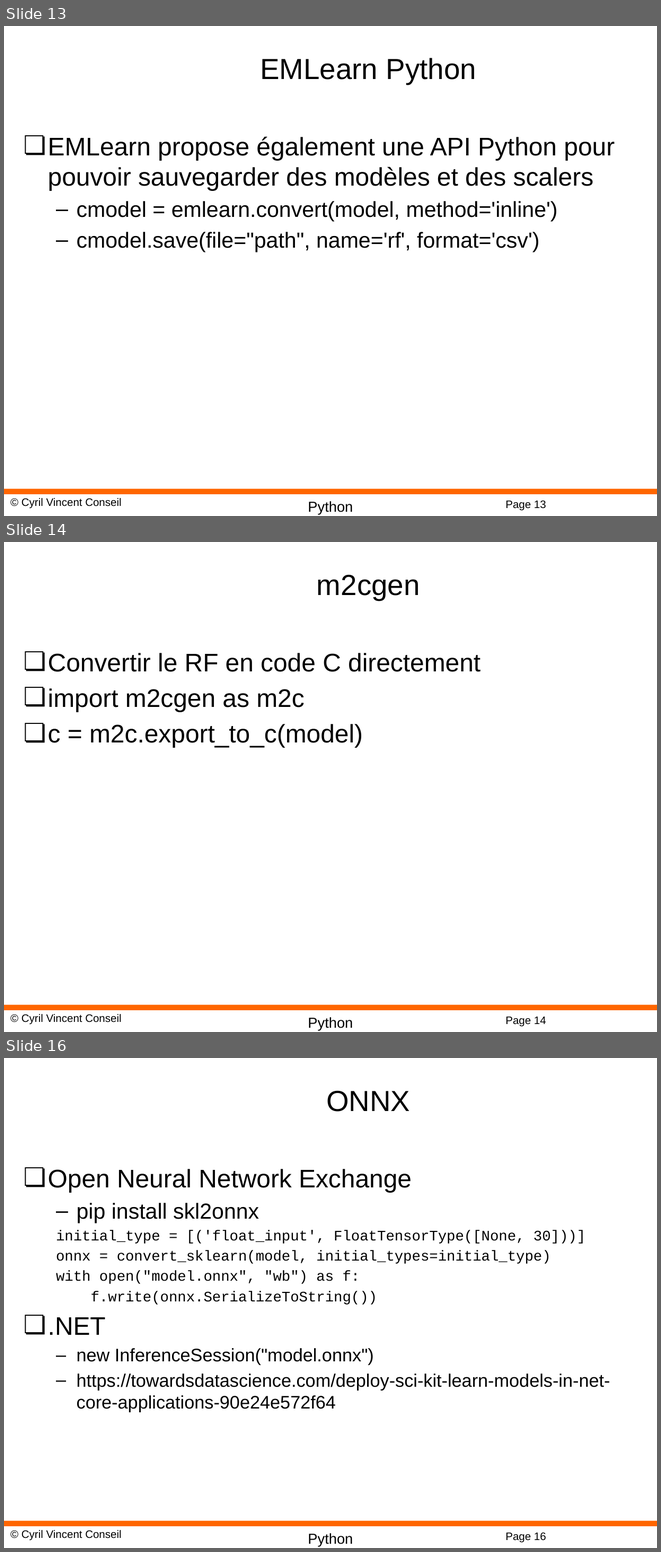
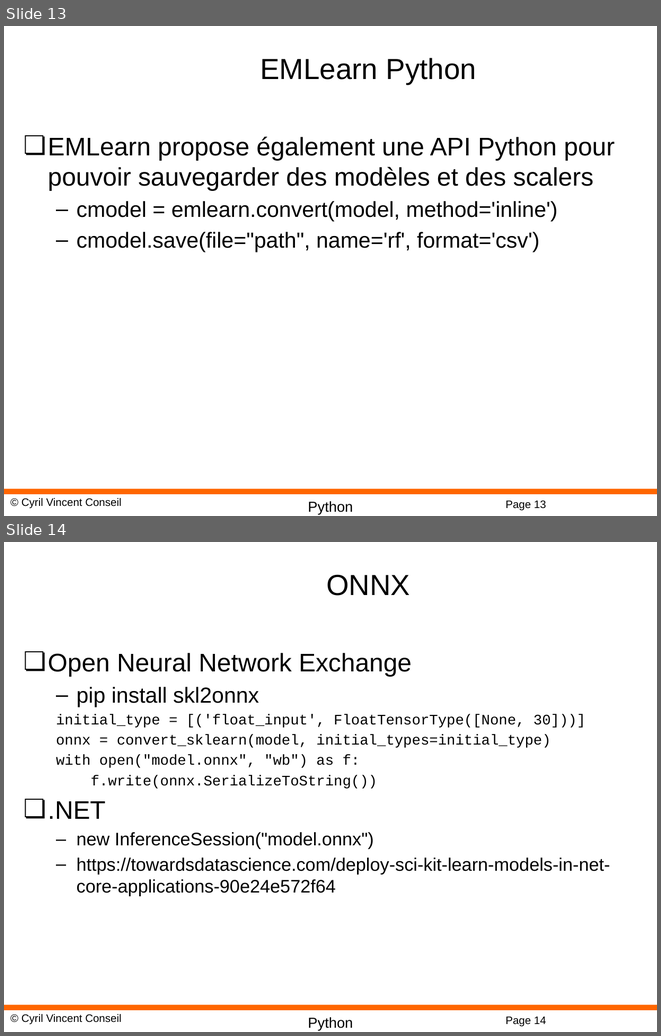
Before and after one commit to cyrilvincent/ML, a slide deck: PPT/MachineLearning15-RandomForest.pptx. Shown one above the other, each under a label of ours: slides 13, 14 and 16 before the commit, slides 13 and 14 after it; the slides between them are not shown. The pictures are 661x1552 and 661x1036 pixels, drawn with LibreOffice and Linux fonts; fonts in the diff are those of the drawing; background and template pictures are left out. Boxes give left, top, right and bottom in pixels: in the first picture for what was removed or moved away, otherwise in the second. Text is boxed around its words. In the diff, an @@ line names an element or a change of style, - is before the commit and + after.

```diff
--- a/PPT/MachineLearning15-RandomForest.pptx
+++ b/PPT/MachineLearning15-RandomForest.pptx
@@ slide 14 removed at (x1=4, y1=542, x2=657, y2=1032), background #FFFFFF; not listed: 4 template elements that a slide beside it also shows @@
@@ title removed at (x1=317, y1=574, x2=420, y2=600) @@
-m2cgen
@@ text removed at (x1=48, y1=653, x2=480, y2=747) @@
-❏ Convertir le RF en code C directement
-❏ import m2cgen as m2c
-❏ c = m2c.export_to_c(model)
@@ what was slide 16 is now slide 14 @@
@@ page number at (x1=505, y1=1016, x2=546, y2=1026): text changed @@
-Page 16
+Page 14
```
Also in this commit, not shown: 2 other slides removed, 4 other files.
